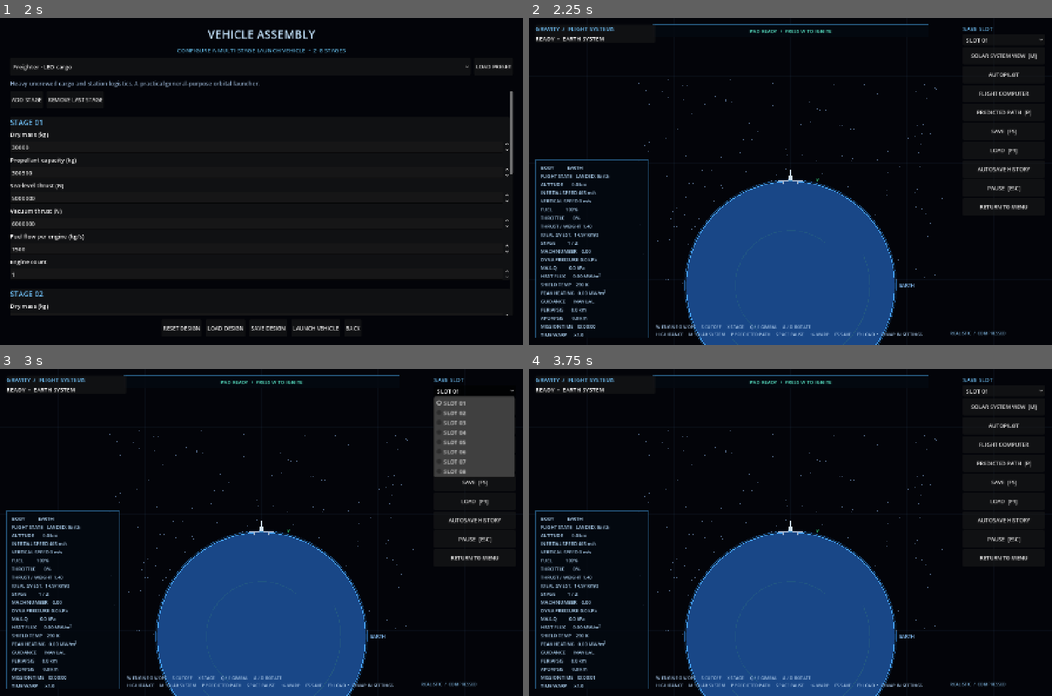
Above: before the commit, frames 1-4 (two rows, left to right).
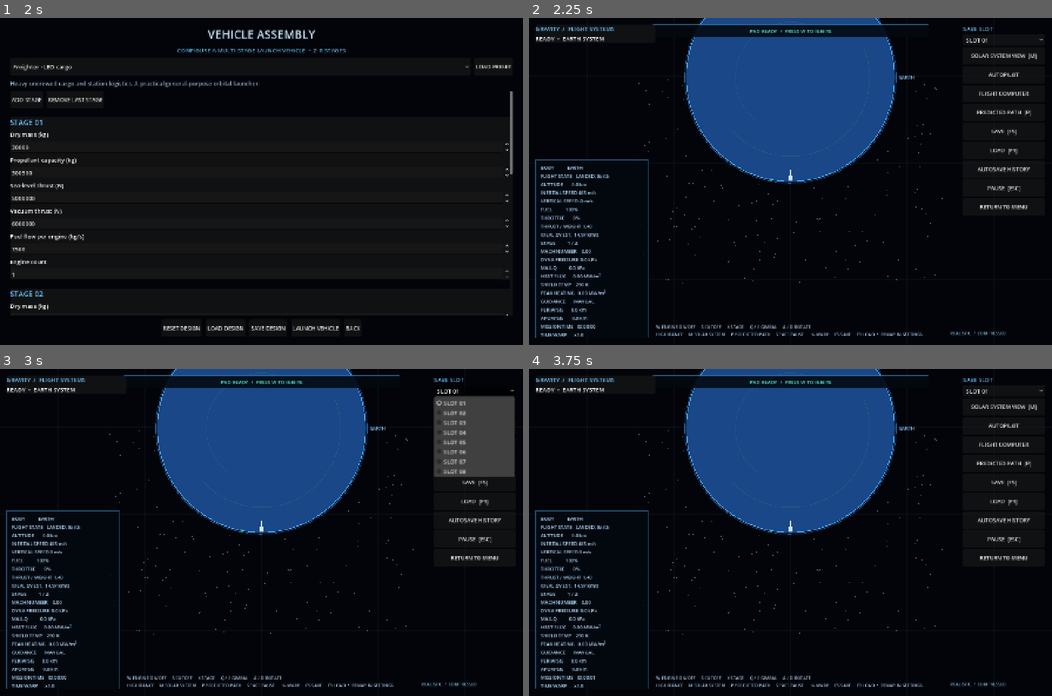
Above: after the commit, the same moments.

Repository: Blagos1195/Gravity-simulator
Game: Godot game, scene res://scenes/main.tscn
The game is run twice, just before and just after one commit, with the same random seed, the same clock (stepped at 60 frames per second) and the same inputs.
Inputs:
- Up to frame 1 (2 s): click "NEW GAME" at 0.5 s; click "CONTINUE TO ROCKET BUILDER" at 1.25 s
- Up to frame 2 (2.25 s): click "LAUNCH VEHICLE" at 2 s
- Up to frame 3 (3 s): click "SLOT 01" at 2.75 s
- Up to frame 4 (3.75 s): click "SOLAR SYSTEM VIEW [M]" at 3.5 s

Frame 1 is identical in both runs. In frame 2, 33% of the frame differs, in the area x 9-74%, y 0-100%; in frame 3, 33%; in frame 4, 33%.

Commit message:
Track landed surface orientation as the body rotates

Diff:
--- a/Gravity/scripts/simulation_view.gd
+++ b/Gravity/scripts/simulation_view.gd
@@ -86,6 +86,7 @@
 var landed := true
 var crashed := false
 var landed_body_name := "Earth"
+var landed_surface_normal := Vector2.DOWN
 
 func _set_rocket_position_components(position_x: float, position_y: float) -> void:
 	rocket_position_precise = PackedFloat64Array([position_x, position_y])
@@ -158,7 +159,7 @@
 	if landed:
 		if thrust_key_down and fuel > 0.0:
 			var surface_state := _surface_body_state(landed_body_name)
-			var normal := _relative_position_to_body(surface_state).normalized()
+			var normal := landed_surface_normal.normalized()
 			rotation_angle = normal.angle() - Vector2.UP.angle()
 			_set_rocket_position_relative_to_body(surface_state, normal * (float(surface_state.radius) + 5.0))
 			velocity = surface_state.velocity + Vector2(-normal.y, normal.x) * float(surface_state.radius) * float(surface_state.rotation_rate)
@@ -167,9 +168,9 @@
 		else:
 			sim_time = end_time
 			var landed_surface_state := _surface_body_state(landed_body_name)
-			var landed_normal := _relative_position_to_body(landed_surface_state).normalized()
-			_set_rocket_position_relative_to_body(landed_surface_state, landed_normal * (float(landed_surface_state.radius) + 0.5))
-			velocity = landed_surface_state.velocity + Vector2(-landed_normal.y, landed_normal.x) * float(landed_surface_state.radius) * float(landed_surface_state.rotation_rate)
+			landed_surface_normal = landed_surface_normal.rotated(float(landed_surface_state.rotation_rate) * dt).normalized()
+			_set_rocket_position_relative_to_body(landed_surface_state, landed_surface_normal * (float(landed_surface_state.radius) + 0.5))
+			velocity = landed_surface_state.velocity + Vector2(-landed_surface_normal.y, landed_surface_normal.x) * float(landed_surface_state.radius) * float(landed_surface_state.rotation_rate)
 			throttle = 0.0
 			return
 	if crashed:
@@ -619,6 +620,7 @@
 			landed = true
 			crashed = false
 			landed_body_name = str(body.name)
+			landed_surface_normal = normal
 			velocity = surface_velocity
 			status_message = "LANDED  •  %s" % landed_body_name.to_upper()
 		else:
@@ -1457,6 +1459,8 @@
 		"landed": landed,
 		"crashed": crashed,
 		"landed_body_name": landed_body_name,
+		"landed_surface_normal_x": landed_surface_normal.x,
+		"landed_surface_normal_y": landed_surface_normal.y,
 		"autopilot_burn_direction_x": autopilot_burn_direction.x,
 		"autopilot_burn_direction_y": autopilot_burn_direction.y,
 		"autopilot_route_nodes": autopilot_route_nodes.duplicate(true),
@@ -1503,6 +1507,7 @@
 	landed = bool(data.get("landed", false))
 	crashed = bool(data.get("crashed", false))
 	landed_body_name = str(data.get("landed_body_name", "Earth"))
+	landed_surface_normal = Vector2(float(data.get("landed_surface_normal_x", 0.0)), float(data.get("landed_surface_normal_y", -1.0))).normalized()
 	autopilot_burn_direction = Vector2(float(data.get("autopilot_burn_direction_x", 0.0)), float(data.get("autopilot_burn_direction_y", 0.0)))
 	autopilot_route_nodes.clear()
 	var saved_route_nodes: Variant = data.get("autopilot_route_nodes", [])
